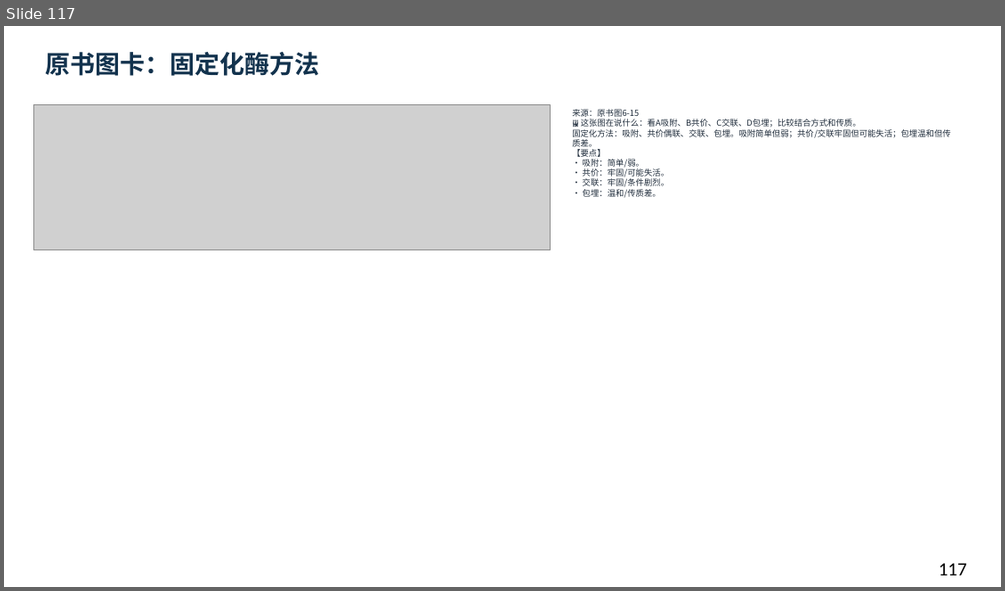
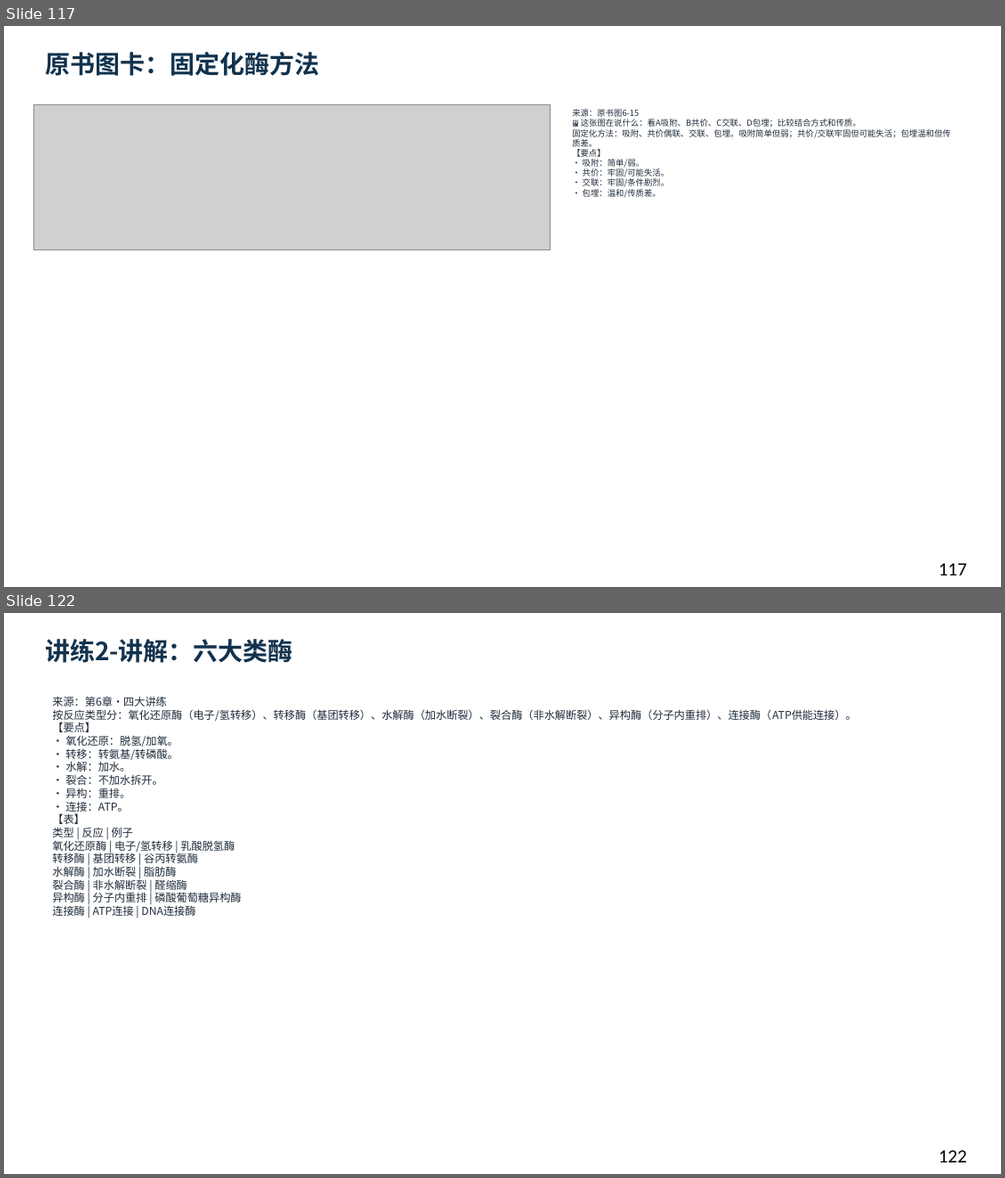
Before and after one commit to newkan-li/Biochemistry, a slide deck: downloads/bc06-ai-style.pptx. Shown one above the other, each under a label of ours: slide 117 before the commit, slides 117 and 122 after it; the slides between them are not shown. The pictures are 1005x591 and 1005x1178 pixels, drawn with LibreOffice and Linux fonts; fonts in the diff are those of the drawing; grey boxes stand for pictures. Boxes give left, top, right and bottom in pixels: in the first picture for what was removed or moved away, otherwise in the second. Text is boxed around its words. In the diff, an @@ line names an element or a change of style, - is before the commit and + after.

```diff
--- a/downloads/bc06-ai-style.pptx
+++ b/downloads/bc06-ai-style.pptx
@@ slide 122 added at bbox=[4, 613, 1001, 1174], background #FFFFFF @@
@@ text added at bbox=[45, 639, 293, 663], 24 pt, text #12324D, bold @@
+讲练2-讲解：六大类酶
@@ text added at bbox=[52, 696, 856, 916], 10.5 pt, text #202D3C @@
+来源：第6章·四大讲练
+按反应类型分：氧化还原酶（电子/氢转移）、转移酶（基团转移）、水解酶（加水断裂）、裂合酶（非水解断裂）、异构酶（分子内重排）、连接酶（ATP供能连接）。
+【要点】
+• 氧化还原：脱氢/加氧。
+• 转移：转氨基/转磷酸。
+• 水解：加水。
+• 裂合：不加水拆开。
+• 异构：重排。
+• 连接：ATP。
+【表】
+类型 | 反应 | 例子
+氧化还原酶 | 电子/氢转移 | 乳酸脱氢酶
+转移酶 | 基团转移 | 谷丙转氨酶
+水解酶 | 加水断裂 | 脂肪酶
+裂合酶 | 非水解断裂 | 醛缩酶
+异构酶 | 分子内重排 | 磷酸葡萄糖异构酶
+连接酶 | ATP连接 | DNA连接酶
@@ text added at bbox=[938, 1150, 967, 1162], 18 pt, text #000000 @@
+122
```
Also in this commit, not shown: 1 slide changed, 15 other slides added, 6 other files.
